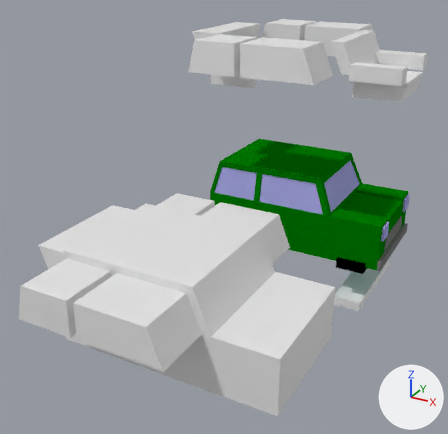
Renders of the Blender file Assets/Models/carMorrisMini.blend from each side of a commit.
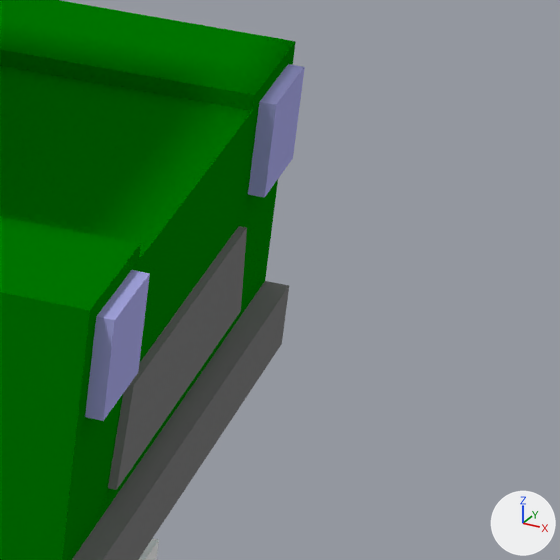
Each version is shown whole from a 50 mm camera at (9.45, -25.35, 11.46) aimed at (-1.26, -5.89, 1.72), then close up on the part from 83% to 99% of the width and 43% to 60% of the height. The axes (+X, +Y, +Z) are drawn at lower right. The lights are the same throughout.

The scene before the commit, as lines of its bpy script (objects in view):
```python
me_cube_001 = bpy.data.meshes.new('Cube.001')
me_cube_001.from_pydata(...)  # 154 vertices, 100 faces; spans x -1.02..1.04, y -1.09..1.09, z -1.2..2.5
# faces by material slot: [45, 12, 15, 2, 10, 16]
me_cube_001.materials.append(mat_material_001)  # dark green #007c00
me_cube_001.materials.append(mat_carblack)  # black #000000
me_cube_001.materials.append(mat_carbumper)  # grey #7c7c7c
me_cube_001.materials.append(mat_carglow)  # cyan #00ffff
me_cube_001.materials.append(mat_carred)  # red #ff0000
me_cube_001.materials.append(mat_carwindows)  # blue #aaaae7
ob_cube_001 = bpy.data.objects.new('Cube.001', me_cube_001)
ob_cube_001.location = (0.0, 0.0, 0.0)
ob_cube_001.scale = (4.0, 2.25, 1.0)
```
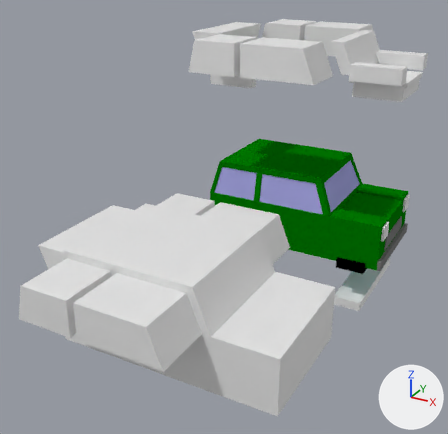
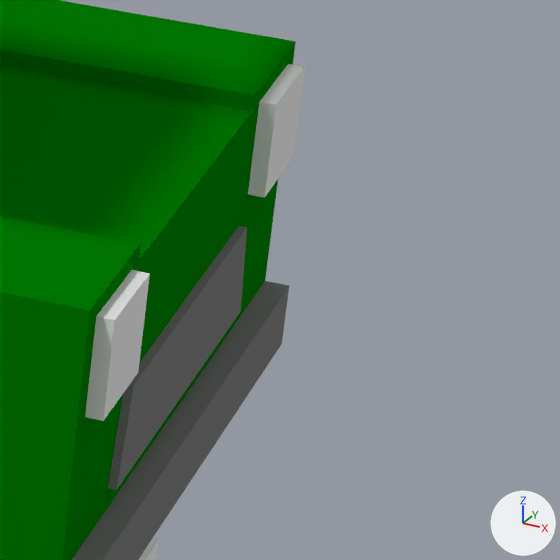
Patch to the scene script:
```diff
--- a/Assets/Models/carMorrisMini.blend.py
+++ b/Assets/Models/carMorrisMini.blend.py
@@ mat_material @@
+mat_material = diffuse_material('Material')
+mat_material.base_color = (0.8, 0.8, 0.8)  # white #e7e7e7
@@ me_cube_001 @@
 me_cube_001.from_pydata(...)  # 154 vertices, 100 faces; spans x -1.02..1.04, y -1.09..1.09, z -1.2..2.5
 # used by ob_cube_001; location = (0.0, 0.0, 0.0); scale = (4.0, 2.25, 1.0)
+# me_cube_001 part 1: all 10 faces centred in x 1.01..1.02, y -0.93..0.94, z 0.3..0.9 switch from mat_carwindows (blue #aaaae7) to mat_material (white #e7e7e7)
 me_cube_001.materials.append(mat_material_001)
```

What differs and where, as boxes (x1, y1, x2, y2) in the close-ups (560 x 560 px):
part 1 of me_cube_001, recoloured (blue to white)
    both: (85, 64, 305, 421)
